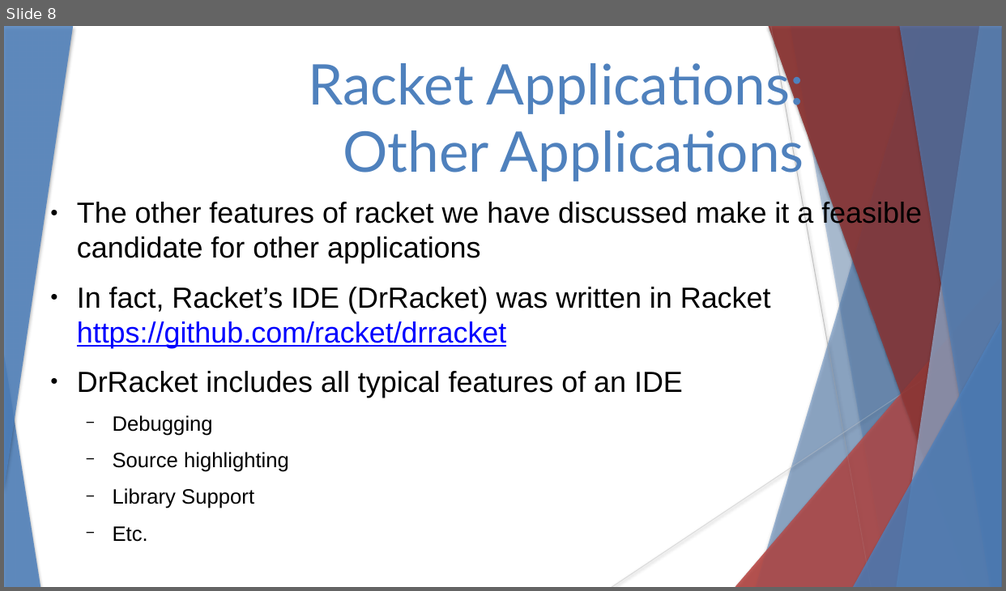
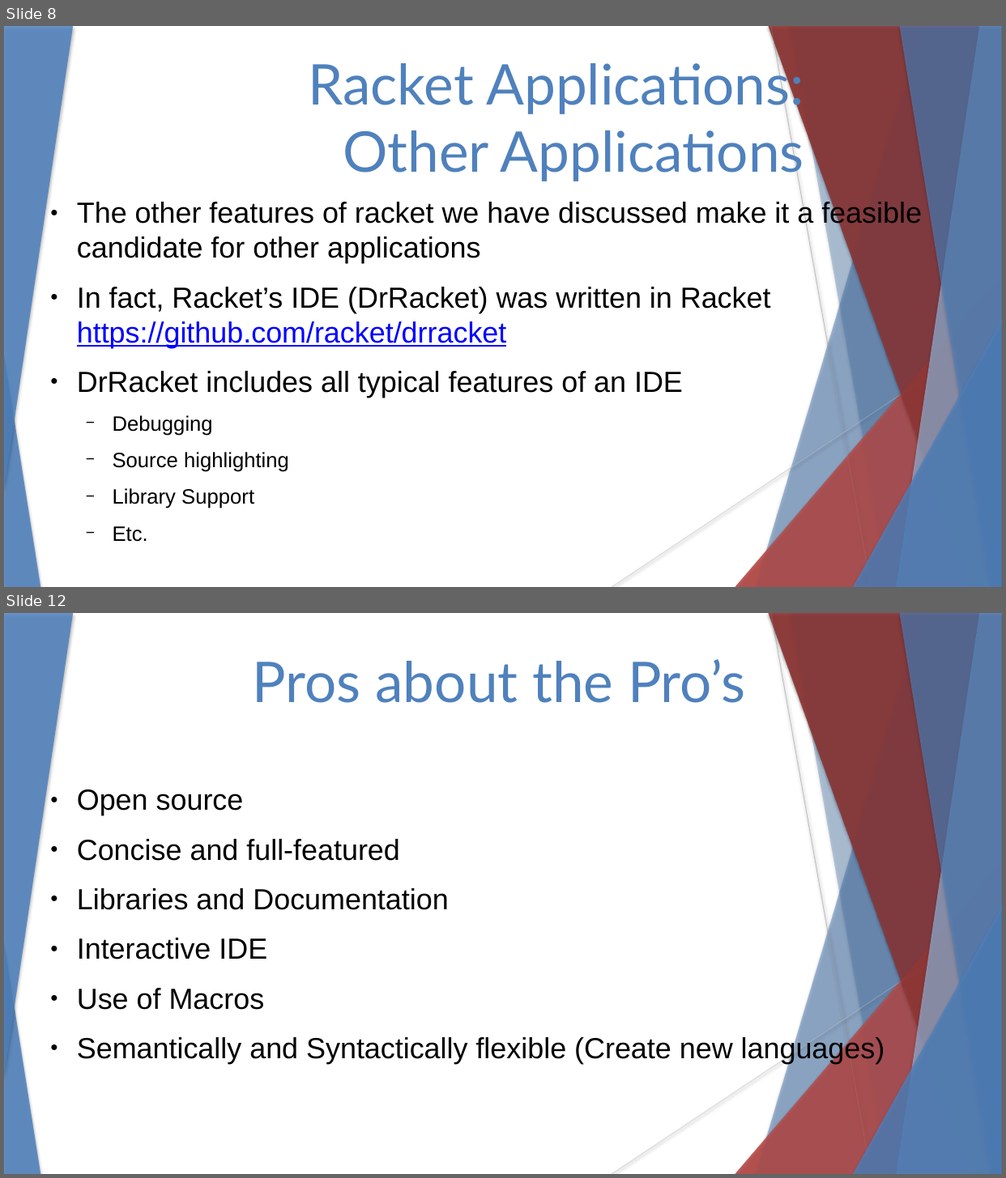
Before and after one commit to stevester94/CSC201_Project, a slide deck: CSC201Sec3Proj3Team4.pptx. Shown one above the other, each under a label of ours: slide 8 before the commit, slides 8 and 12 after it; the slides between them are not shown. The pictures are 1006x591 and 1006x1178 pixels, drawn with LibreOffice and Linux fonts; fonts in the diff are those of the drawing. Boxes give left, top, right and bottom in pixels: in the first picture for what was removed or moved away, otherwise in the second. Text is boxed around its words. In the diff, an @@ line names an element or a change of style, - is before the commit and + after.

```diff
--- a/CSC201Sec3Proj3Team4.pptx
+++ b/CSC201Sec3Proj3Team4.pptx
@@ slide 12 added at [4, 613, 1002, 1174], background #FFFFFF; not listed: 18 template elements that a slide beside it also shows @@
@@ text added at [253, 659, 746, 703], 54 pt, text #4F81BD @@
+Pros about the Pro’s
@@ text added at [77, 790, 885, 1064], 28 pt, text #000000 @@
+● Open source
+● Concise and full-featured
+● Libraries and Documentation
+● Interactive IDE
+● Use of Macros
+● Semantically and Syntactically flexible (Create new languages)
```
Also in this commit, not shown: 1 slide changed, 3 other slides added.
